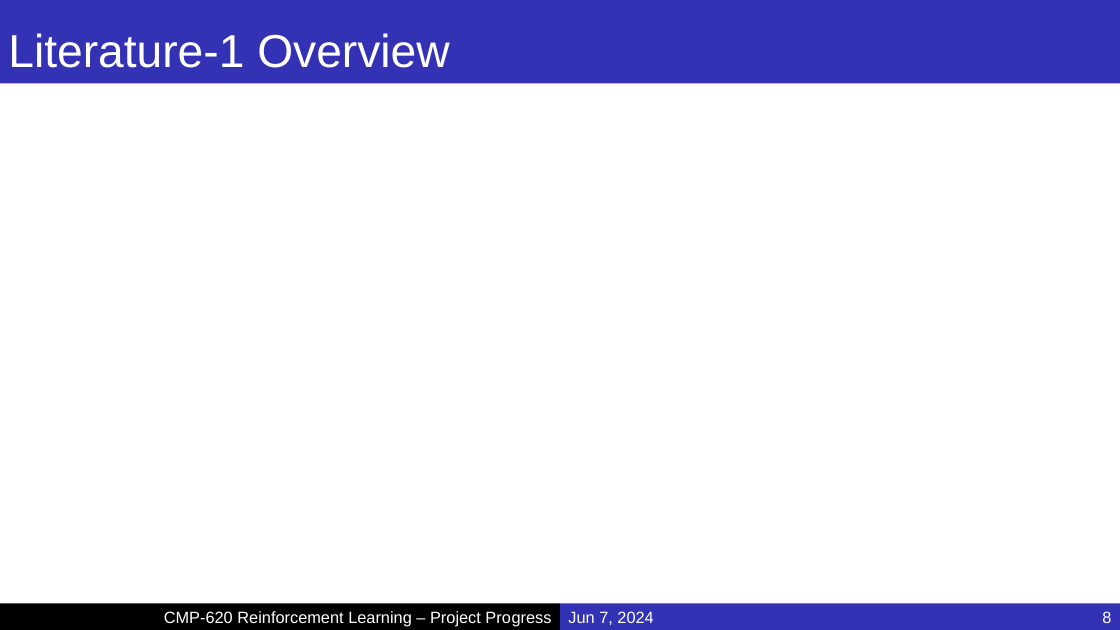
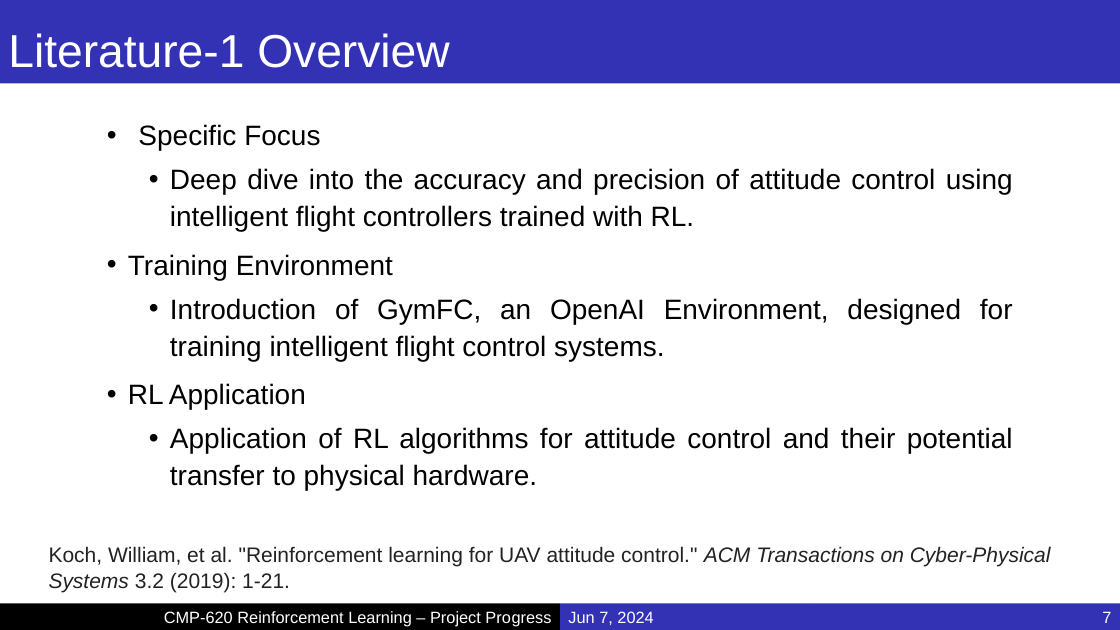
Before and after one commit to MucahidRidvanKaplan/ParrotQuadcopterRL, a slide deck: slide 7 of Presentations/Project_Final.pptx (slide 8 before the commit). Drawn at 1120x630 pixels with LibreOffice and Linux fonts; fonts in the diff are those of the drawing; background and template pictures are left out. Boxes give left, top, right and bottom in pixels: in the first picture for what was removed or moved away, otherwise in the second. Text is boxed around its words. In the diff, an @@ line names an element or a change of style, - is before the commit and + after.

```diff
--- a/Presentations/Project_Final.pptx
+++ b/Presentations/Project_Final.pptx
@@ text added at bbox=[128, 124, 1013, 490], 24 pt, text #000000 @@
+• Specific Focus
+  • Deep dive into the accuracy and precision of attitude control using intelligent flight controllers trained with RL.
+• Training Environment
+  • Introduction of GymFC, an OpenAI Environment, designed for training intelligent flight control systems.
+• RL Application
+  • Application of RL algorithms for attitude control and their potential transfer to physical hardware.
@@ text added at bbox=[49, 546, 1051, 592], 18 pt, text #222222 @@
+Koch, William, et al. "Reinforcement learning for UAV attitude control." ACM Transactions on Cyber-Physical Systems 3.2 (2019): 1-21.
@@ page number at bbox=[1102, 611, 1111, 623]: text changed @@
-8
+7
```
Also in this commit, not shown: 13 other slides changed, 1 slide removed.
